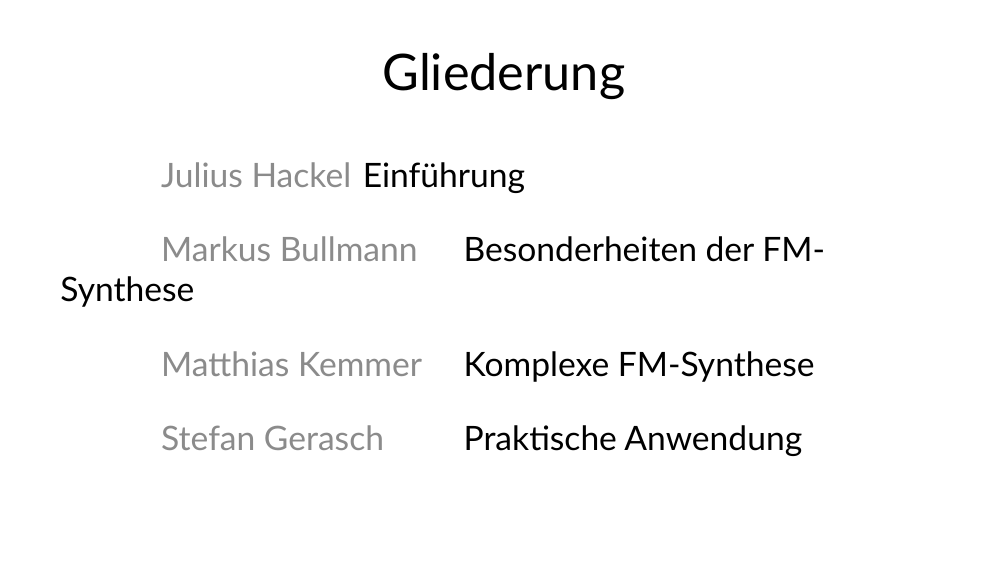
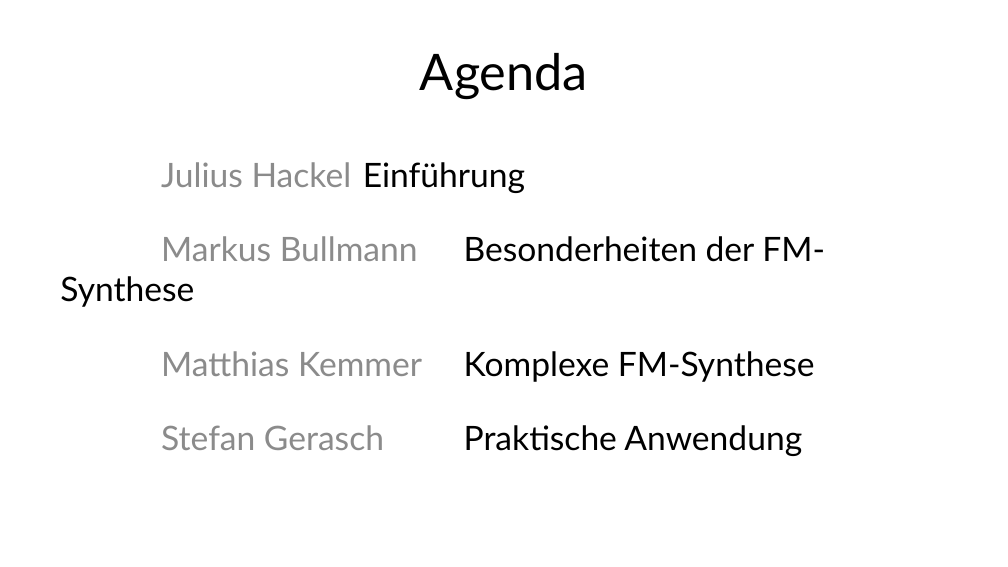
Before and after one commit to MBulli/VSeminar, a slide deck: slide 2 of Praesentation/FMSynthese-Julius.pptx. Drawn at 1008x567 pixels with LibreOffice and Linux fonts; fonts in the diff are those of the drawing; background and template pictures are left out. Boxes give left, top, right and bottom in pixels: in the first picture for what was removed or moved away, otherwise in the second. Text is boxed around its words. In the diff, an @@ line names an element or a change of style, - is before the commit and + after.

```diff
--- a/Praesentation/FMSynthese-Julius.pptx
+++ b/Praesentation/FMSynthese-Julius.pptx
@@ text at box(420, 53, 588, 98): text changed @@
-Gliederung
+Agenda
```
Also in this commit, not shown: 6 other slides changed, 1 slide added.
